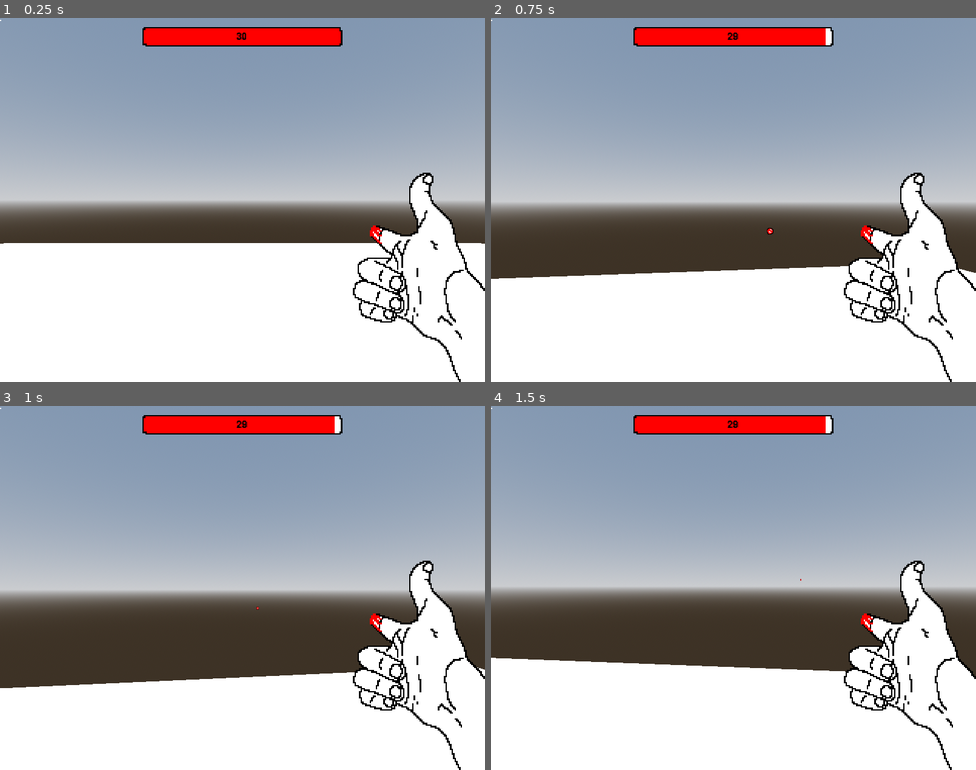
Above: before the commit, frames 1-4 (two rows, left to right).
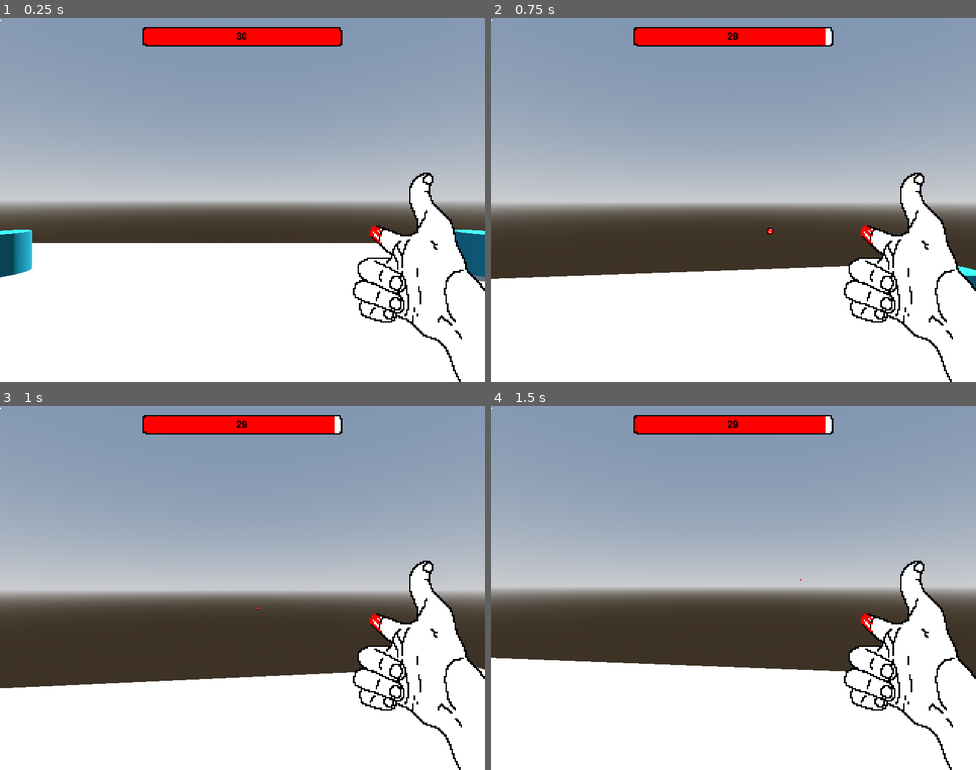
Above: after the commit, the same moments.

Repository: carolper2000/trijam-328
Game: Godot game, scene res://Scenes/MainScene.tscn
Same seed, same stepped clock (60 frames per second), same inputs: the game is played once before the commit and once after it.
Inputs (mouse positions are in pixels of both pictures, inside the frame that each line leads up to):
- Up to frame 1 (0.25 s): no input
- Up to frame 2 (0.75 s): tap Enter (ui_accept) at 0.5 s; move the mouse to (757, 200) at 0.52 s; hold W (forward) from 0.53 s (still down); click (757, 200) at 0.6 s
- Up to frame 3 (1 s): keep holding W (forward); tap Enter (ui_accept) at 0.77 s
- Up to frame 4 (1.5 s): keep holding W (forward); move the mouse to (709, 588) at 1.27 s; tap M (mouse_capture_toogle) at 1.35 s

The runs differ from the first frame. In frame 1, 1.4% of the frame differs, in the area x 0-100%, y 58-73%; in frame 2, 0.1%; in frame 3, nothing differs; in frame 4, nothing differs.

Commit message:
feat: mob spawning (it kinda works this time)

Diff:
--- a/Scenes/Enemy.tscn
+++ b/Scenes/Enemy.tscn
@@ -1,15 +1,28 @@
-[gd_scene load_steps=3 format=3 uid="uid://dkn3skib5f4qp"]
+[gd_scene load_steps=4 format=3 uid="uid://dkn3skib5f4qp"]
 
 [ext_resource type="Texture2D" uid="uid://dbbvk26aear3f" path="res://Assets/enemy.png" id="1_m1htj"]
+[ext_resource type="Script" uid="uid://b1jer5vh22h5t" path="res://Scripts/enemy.gd" id="1_wovta"]
 
 [sub_resource type="BoxShape3D" id="BoxShape3D_wovta"]
 size = Vector3(0.6, 1, 0.6)
 
 [node name="Enemy" type="CharacterBody3D"]
+transform = Transform3D(1.5, 0, 0, 0, 1.5, 0, 0, 0, 1.5, 0, 0, 0)
+script = ExtResource("1_wovta")
+min_speed = 5
+max_speed = 10
 
 [node name="CollisionShape3D" type="CollisionShape3D" parent="."]
+transform = Transform3D(1.5, 0, 0, 0, 1.5, 0, 0, 0, 1.5, 0, 0.75, 0)
 shape = SubResource("BoxShape3D_wovta")
 
 [node name="Sprite3D" type="Sprite3D" parent="."]
+transform = Transform3D(1.5, 0, 0, 0, 1.5, 0, 0, 0, 1.5, 0, 0.75, 0)
 billboard = 2
 texture = ExtResource("1_m1htj")
+
+[node name="VisibilityNotifier" type="VisibleOnScreenNotifier3D" parent="."]
+transform = Transform3D(1.5, 0, 0, 0, 1.5, 0, 0, 0, 1.5, 0, 0.75, 0)
+aabb = AABB(-0.342795, -0.479062, -0.368977, 0.685591, 0.958123, 0.737954)
+
+[connection signal="screen_exited" from="VisibilityNotifier" to="." method="_on_visibility_notifier_screen_exited"]
--- a/Scenes/MainScene.tscn
+++ b/Scenes/MainScene.tscn
@@ -1,8 +1,23 @@
-[gd_scene load_steps=7 format=3 uid="uid://cifso8sdesemi"]
+[gd_scene load_steps=11 format=3 uid="uid://cifso8sdesemi"]
 
 [ext_resource type="PackedScene" uid="uid://cvyrnq2fycdqt" path="res://Scenes/Player.tscn" id="1_hpc76"]
 [ext_resource type="Script" uid="uid://bbjnc1rjhflal" path="res://Scripts/game_manager.gd" id="1_nhkr4"]
+[ext_resource type="PackedScene" uid="uid://dkn3skib5f4qp" path="res://Scenes/Enemy.tscn" id="2_7rqgy"]
 [ext_resource type="AudioStream" uid="uid://ftqoiqx7wi48" path="res://Audio/main-theme.mp3" id="2_tr2i4"]
+
+[sub_resource type="Curve3D" id="Curve3D_nhkr4"]
+closed = true
+_data = {
+"points": PackedVector3Array(0, 0, 0, 0, 0, 0, -5.99301, 0, -6.07221, 0, 0, 0, 0, 0, 0, 6.02078, 0, -5.97551, 0, 0, 0, 0, 0, 0, 5.97551, 0, 6.04342, 0, 0, 0, 0, 0, 0, -5.99815, 0, 6.02078),
+"tilts": PackedFloat32Array(0, 0, 0, 0)
+}
+point_count = 4
+
+[sub_resource type="StandardMaterial3D" id="StandardMaterial3D_nhkr4"]
+albedo_color = Color(0.0635819, 0.509063, 0.599863, 1)
+
+[sub_resource type="CylinderMesh" id="CylinderMesh_7rqgy"]
+material = SubResource("StandardMaterial3D_nhkr4")
 
 [sub_resource type="ProceduralSkyMaterial" id="ProceduralSkyMaterial_hpc76"]
 sky_horizon_color = Color(0.662243, 0.671743, 0.686743, 1)
@@ -18,10 +33,36 @@
 
 [node name="MainScene" type="Node3D"]
 
+[node name="SpawnPath" type="Path3D" parent="."]
+curve = SubResource("Curve3D_nhkr4")
+
+[node name="SpawnLocation" type="PathFollow3D" parent="SpawnPath"]
+transform = Transform3D(-0.00804873, 0, -0.999968, 0, 1, 0, 0.999968, 0, -0.00804873, -5.99301, 0, -6.07221)
+
+[node name="Cylinders" type="Node3D" parent="."]
+
+[node name="MeshInstance3D" type="MeshInstance3D" parent="Cylinders"]
+transform = Transform3D(1, 0, 0, 0, 1, 0, 0, 0, 1, -6, 0, -6)
+mesh = SubResource("CylinderMesh_7rqgy")
+
+[node name="MeshInstance3D2" type="MeshInstance3D" parent="Cylinders"]
+transform = Transform3D(1, 0, 0, 0, 1, 0, 0, 0, 1, 6, 0, -6)
+mesh = SubResource("CylinderMesh_7rqgy")
+
+[node name="MeshInstance3D3" type="MeshInstance3D" parent="Cylinders"]
+transform = Transform3D(1, 0, 0, 0, 1, 0, 0, 0, 1, 6, 0, 6)
+mesh = SubResource("CylinderMesh_7rqgy")
+
+[node name="MeshInstance3D4" type="MeshInstance3D" parent="Cylinders"]
+transform = Transform3D(1, 0, 0, 0, 1, 0, 0, 0, 1, -6, 0, 6)
+mesh = SubResource("CylinderMesh_7rqgy")
+
 [node name="GameManager" type="Node" parent="."]
 script = ExtResource("1_nhkr4")
+MobScene = ExtResource("2_7rqgy")
 
 [node name="MobTimer" type="Timer" parent="GameManager"]
+autostart = true
 
 [node name="Player" parent="." instance=ExtResource("1_hpc76")]
 
--- /dev/null
+++ b/Scripts/enemy.gd
@@ -0,0 +1,30 @@
+extends CharacterBody3D
+
+# Minimum speed of the mob in meters per second.
+@export var min_speed = 10
+# Maximum speed of the mob in meters per second.
+@export var max_speed = 18
+
+
+func _physics_process(_delta):
+	move_and_slide()
+
+# This function will be called from the Main scene.
+func initialize(start_position, player_position):
+	# We position the mob by placing it at start_position
+	# and rotate it towards player_position, so it looks at the player.
+	look_at_from_position(start_position, player_position, Vector3.UP)
+	# Rotate this mob randomly within range of -45 and +45 degrees,
+	# so that it doesn't move directly towards the player.
+	rotate_y(randf_range(-PI / 4, PI / 4))
+	# We calculate a random speed (integer)
+	var random_speed = randi_range(min_speed, max_speed)
+	# We calculate a forward velocity that represents the speed.
+	velocity = Vector3.FORWARD * random_speed
+	# We then rotate the velocity vector based on the mob's Y rotation
+	# in order to move in the direction the mob is looking.
+	velocity = velocity.rotated(Vector3.UP, rotation.y)
+
+
+func _on_visibility_notifier_screen_exited() -> void:
+	queue_free
--- a/Scripts/game_manager.gd
+++ b/Scripts/game_manager.gd
@@ -1,14 +1,23 @@
 extends Node
 
-@onready var SpawnPoint = $"../Floor/SpawnPoint"
-var enemy = load("res://Scenes/Enemy.tscn")
+@export var MobScene: PackedScene
+
+@onready var Player = $"../Player"
 
 # https://docs.godotengine.org/en/stable/getting_started/first_3d_game/05.spawning_mobs.html
 
-func _on_mob_timer_timeout() -> void:
-	var mob = enemy.instantiate()
-	var mob_spawn_location = SpawnPoint
+func _on_mob_timer_timeout():
+	# Create a new instance of the Mob scene.
+	var mob = MobScene.instantiate()
 
+	# Choose a random location on the SpawnPath.
+	# We store the reference to the SpawnLocation node.
+	var mob_spawn_location = get_node("../SpawnPath/SpawnLocation")
+	# And give it a random offset.
+	mob_spawn_location.progress_ratio = randf()
+
+	var player_position = Player.position
+	mob.initialize(mob_spawn_location.position, player_position)
+
+	# Spawn the mob by adding it to the Main scene.
 	add_child(mob)
-
-	pass # Replace with function body.
Not shown, added: Scripts/enemy.gd.uid
